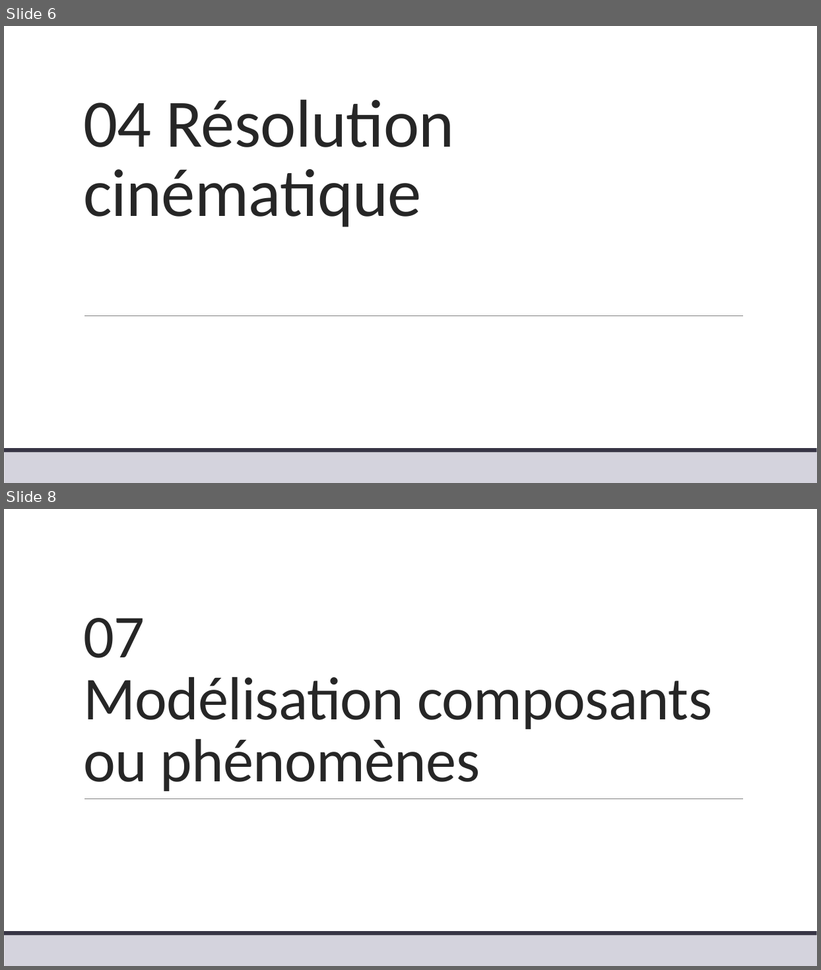
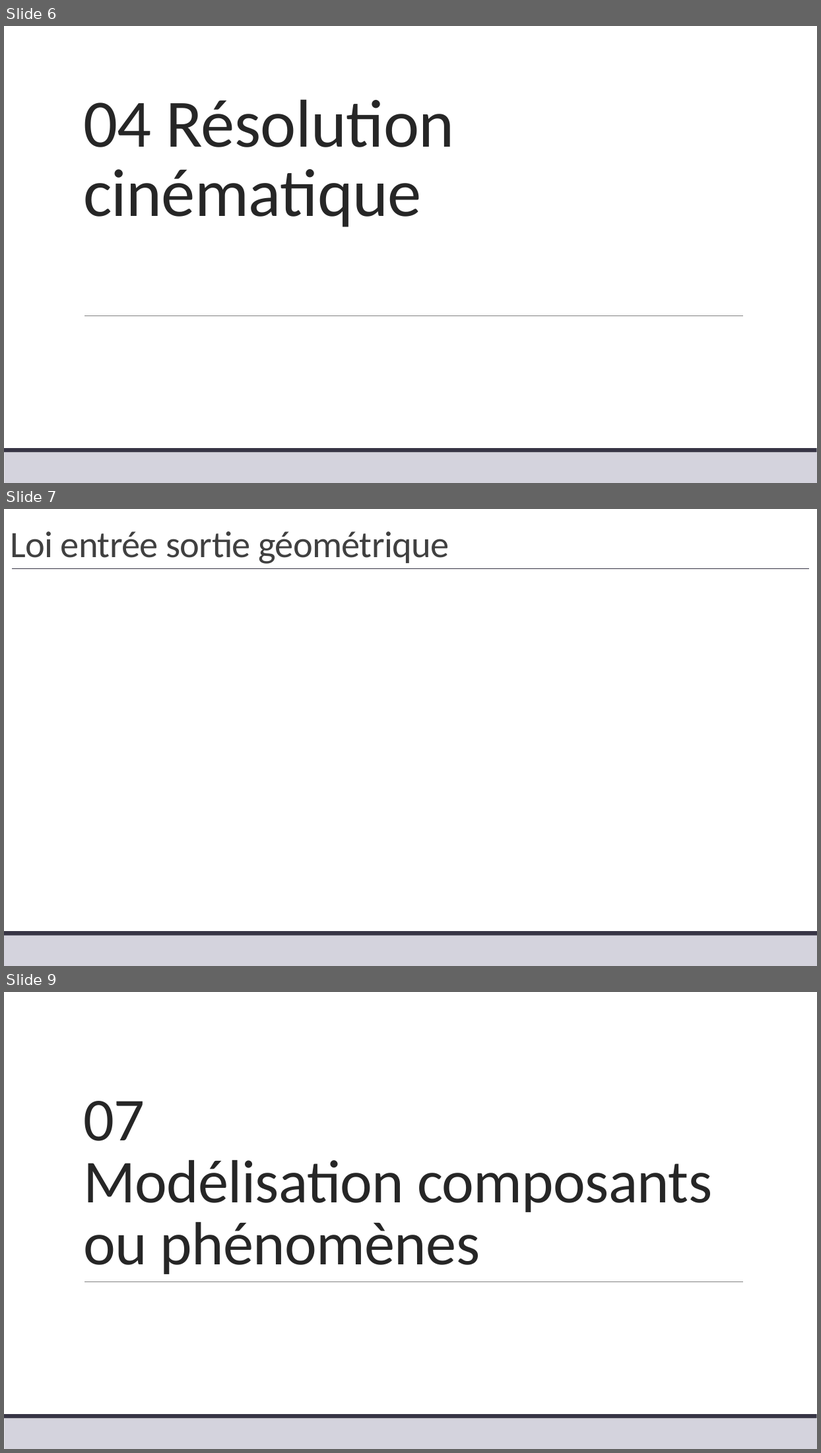
Before and after one commit to xpessoles/TP_Corriges, a slide deck: 04_Comax/04_Comax_Corrige.pptx. Shown one above the other, each under a label of ours: slides 6 and 8 before the commit, slides 6, 7 and 9 after it; the slides between them are not shown. The pictures are 821x970 and 821x1453 pixels, drawn with LibreOffice and Linux fonts; fonts in the diff are those of the drawing; grey boxes stand for pictures. Boxes give left, top, right and bottom in pixels: in the first picture for what was removed or moved away, otherwise in the second. Text is boxed around its words. In the diff, an @@ line names an element or a change of style, - is before the commit and + after.

```diff
--- a/04_Comax/04_Comax_Corrige.pptx
+++ b/04_Comax/04_Comax_Corrige.pptx
@@ slide 7 added at (4,509,817,966), background #FFFFFF; not listed: 2 template elements that a slide beside it also shows @@
@@ title added at (10,531,450,564), 44 pt, text #404040 @@
+Loi entrée sortie géométrique
@@ line added from (12, 568) to (809, 568), #373545 0.5 pt @@
@@ what was slide 8 is now slide 9 @@
```
Also in this commit, not shown: 1 other slide added, 1 slide removed, 1 other file.
